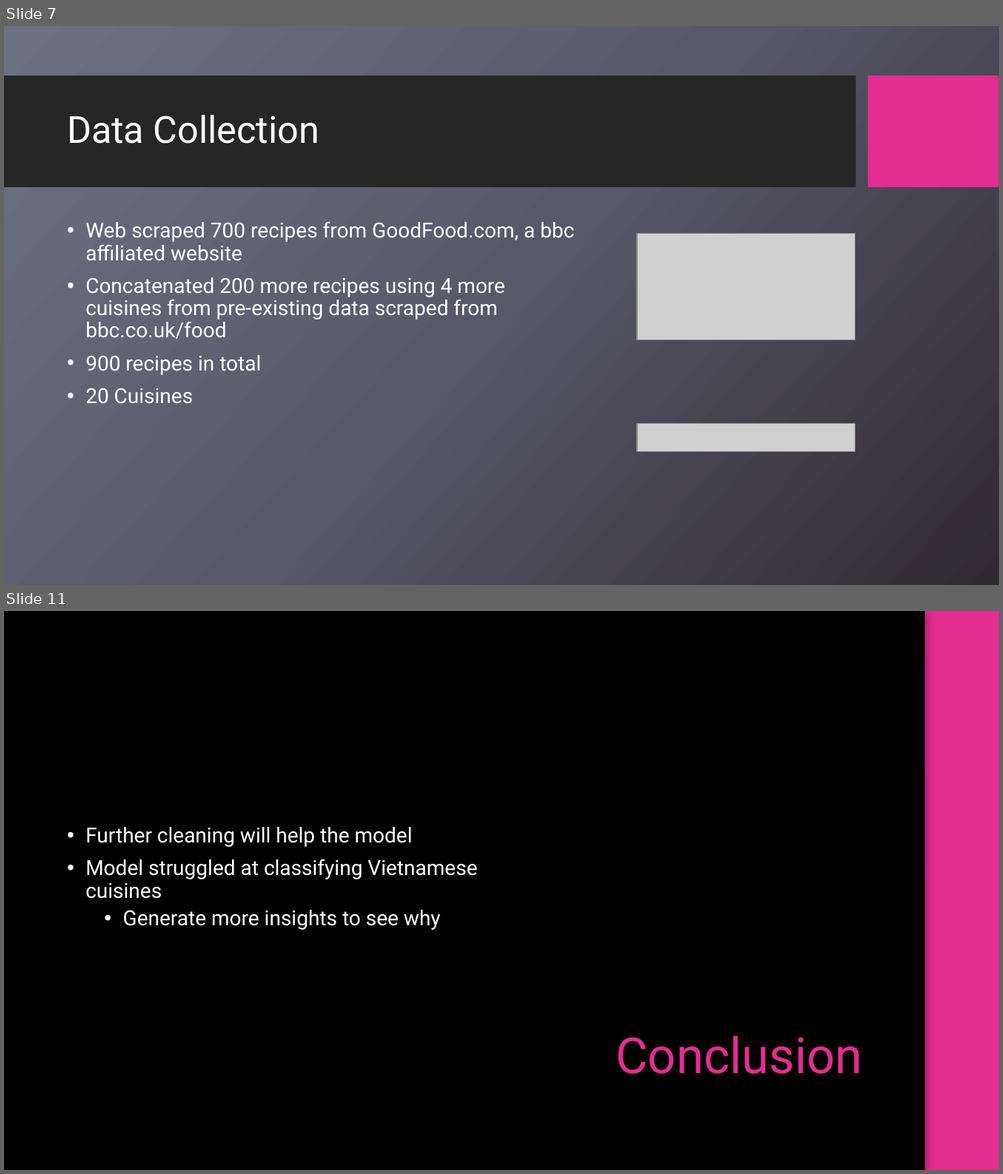
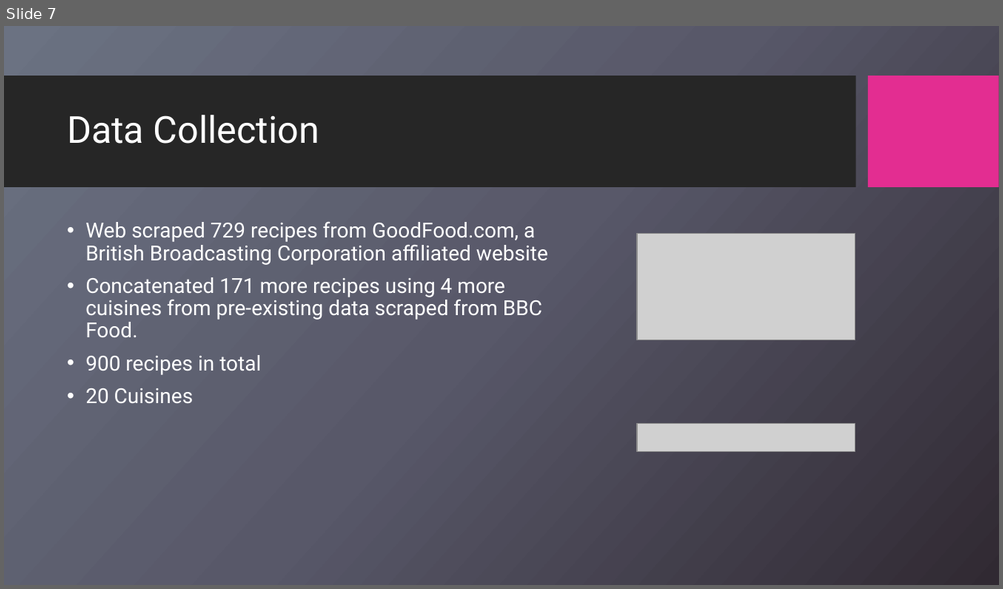
Before and after one commit to aamoeji04/Cuisine_Classification_Capstone, a slide deck: Cuisine_Classification.pptx. Shown one above the other, each under a label of ours: slides 7 and 11 before the commit, slide 7 after it; the slides between them are not shown. The pictures are 1003x1174 and 1003x589 pixels, drawn with LibreOffice and Linux fonts; fonts in the diff are those of the drawing; grey boxes stand for pictures; background and template pictures are left out. Boxes give left, top, right and bottom in pixels: in the first picture for what was removed or moved away, otherwise in the second. Text is boxed around its words. In the diff, an @@ line names an element or a change of style, - is before the commit and + after.

```diff
--- a/Cuisine_Classification.pptx
+++ b/Cuisine_Classification.pptx
@@ slide 11 removed at box(4, 611, 999, 1170), background picture (left out); not listed: 2 template elements that a slide beside it also shows @@
@@ rectangle removed at box(4, 611, 925, 1170) @@
@@ rectangle removed at box(925, 611, 999, 1170) @@
@@ text removed at box(85, 827, 477, 930) @@
-• Further cleaning will help the model
-• Model struggled at classifying Vietnamese cuisines
-  • Generate more insights to see why
@@ title removed at box(615, 1036, 862, 1074) @@
-Conclusion
@@ slide 7 changed as well @@
@@ text at box(85, 221, 548, 338): text changed @@
-• Web scraped 700 recipes from GoodFood.com, a bbc affiliated website
-• Concatenated 200 more recipes using 4 more cuisines from pre-existing data scraped from bbc.co.uk/food
+• Web scraped 729 recipes from GoodFood.com, a British Broadcasting Corporation affiliated website
+• Concatenated 171 more recipes using 4 more cuisines from pre-existing data scraped from BBC Food.
```
Also in this commit, not shown: 9 other slides changed, 5 slides added, 1 other slide removed.
